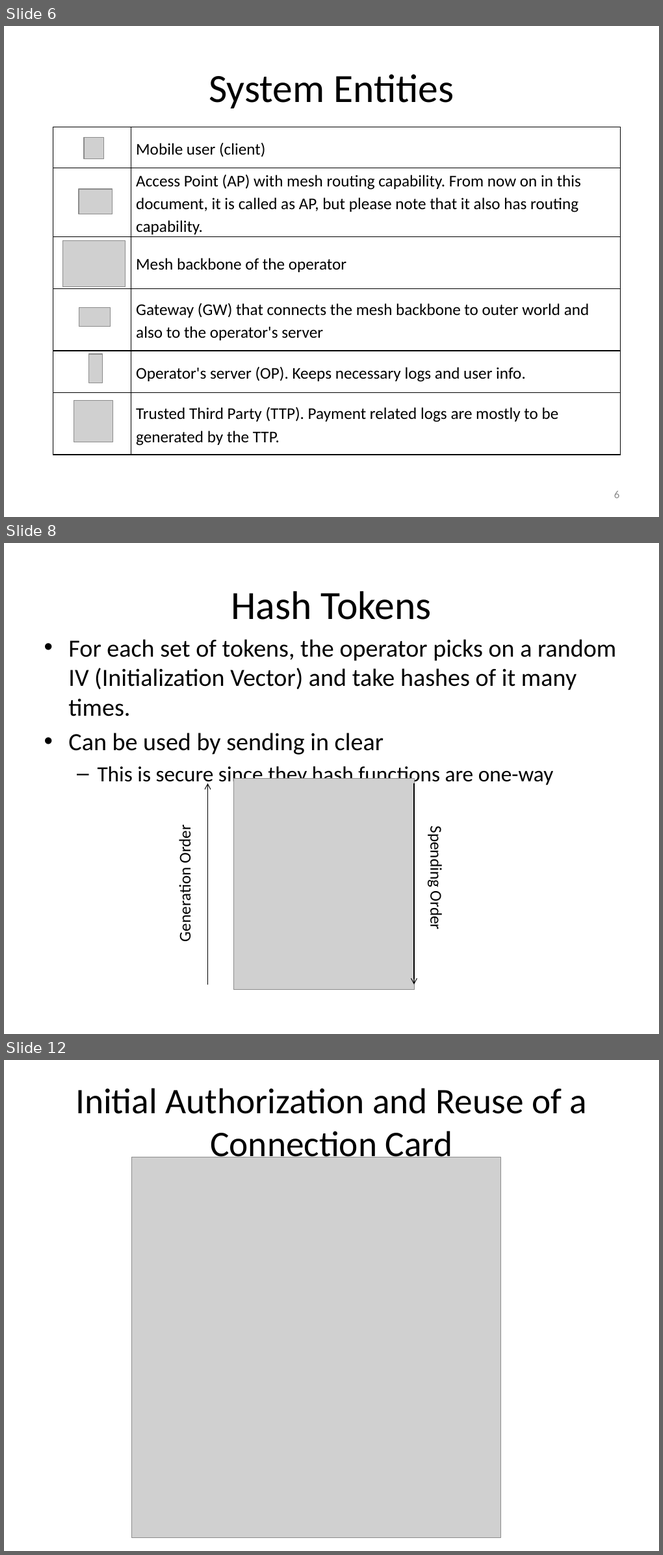
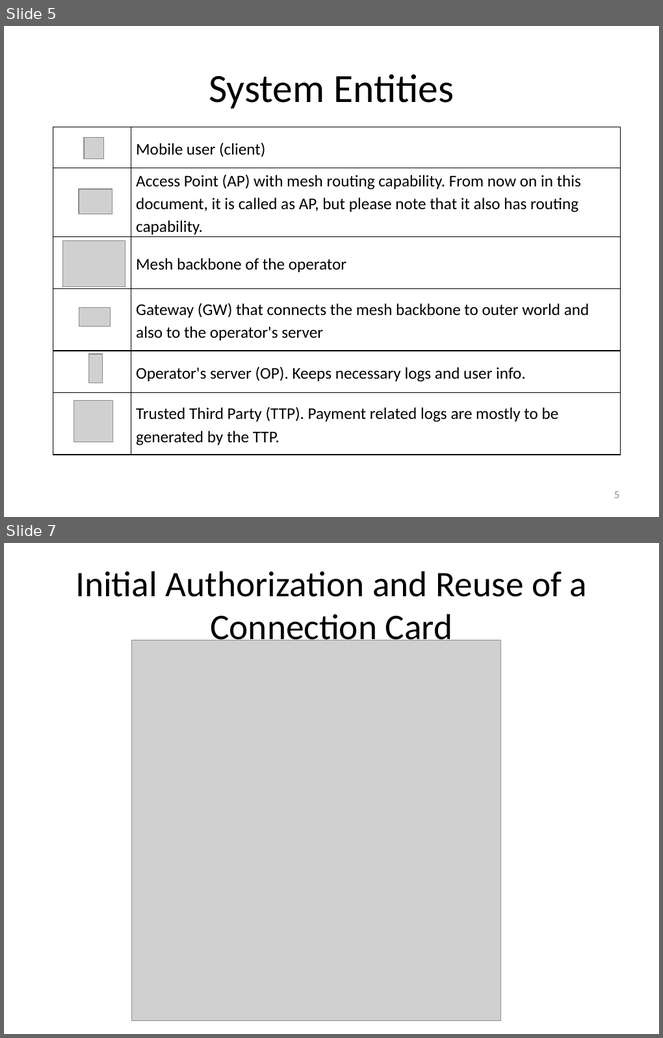
Before and after one commit to canleloglu/worddoc, a slide deck: sunum16Jan.pptx. Shown one above the other, each under a label of ours: slides 6, 8 and 12 before the commit, slides 5 and 7 after it; the slides between them are not shown. The pictures are 663x1555 and 663x1038 pixels, drawn with LibreOffice and Linux fonts; fonts in the diff are those of the drawing; grey boxes stand for pictures. Boxes give left, top, right and bottom in pixels: in the first picture for what was removed or moved away, otherwise in the second. Text is boxed around its words. In the diff, an @@ line names an element or a change of style, - is before the commit and + after.

```diff
--- a/sunum16Jan.pptx
+++ b/sunum16Jan.pptx
@@ slide 8 removed at <box>4,543,659,1034</box>, background #FFFFFF @@
@@ title removed at <box>232,591,432,620</box> @@
-Hash Tokens
@@ text removed at <box>68,639,616,787</box> @@
-• For each set of tokens, the operator picks on a random IV (Initialization Vector) and take hashes of it many times.
-• Can be used by sending in clear
-  – This is secure since they hash functions are one-way
@@ arrow removed from (207, 984) to (207, 783) @@
@@ picture removed at <box>233,778,415,990</box> @@
@@ arrow removed from (414, 783) to (414, 984) @@
@@ text removed at <box>175,829,195,940</box> @@
-Generation Order
@@ text removed at <box>426,832,447,929</box> @@
-Spending Order
@@ what was slide 6 is now slide 5 @@
@@ page number at <box>614,491,620,499</box>: text changed @@
-6
+5
@@ what was slide 12 is now slide 7 @@
```
Also in this commit, not shown: 20 slides changed, 1 slide added, 17 other slides removed, 7 other files.
